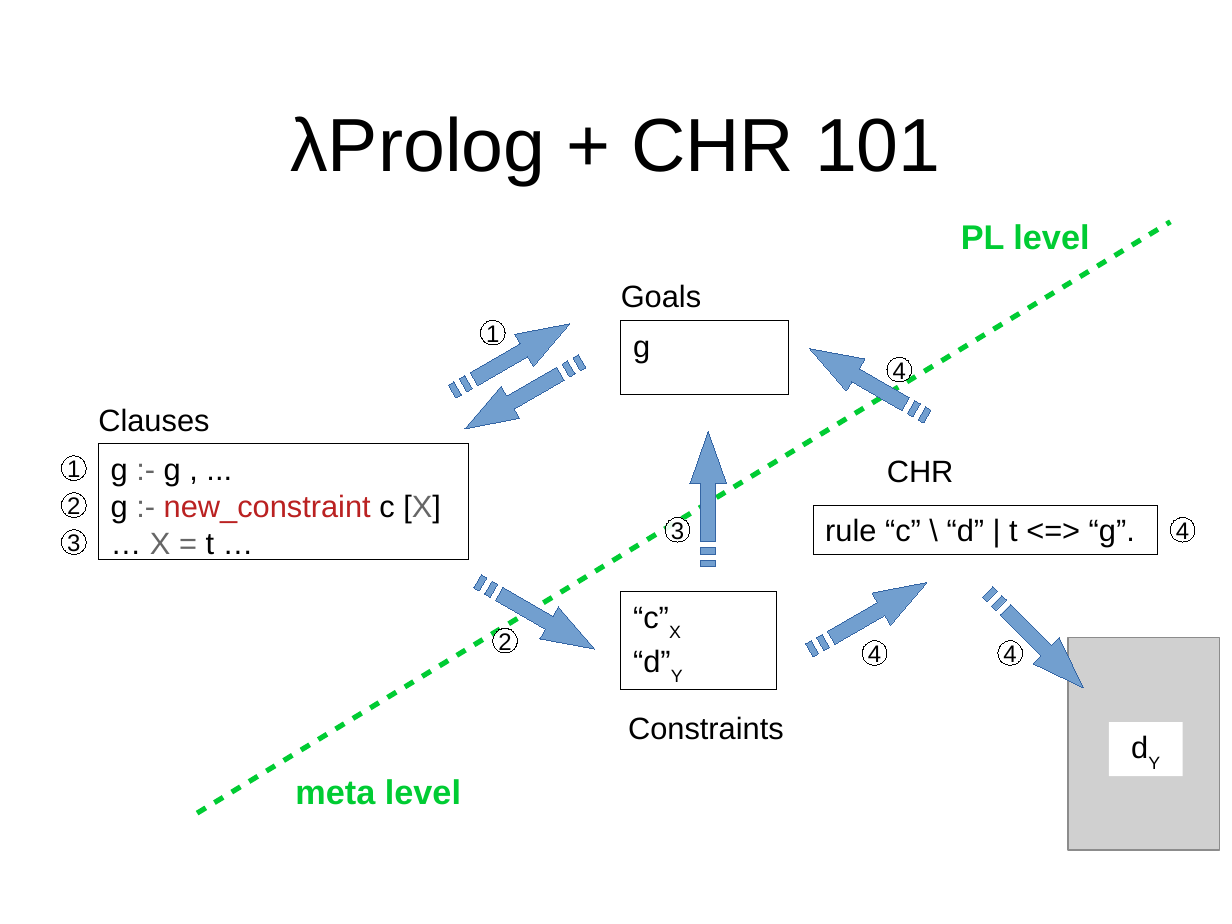
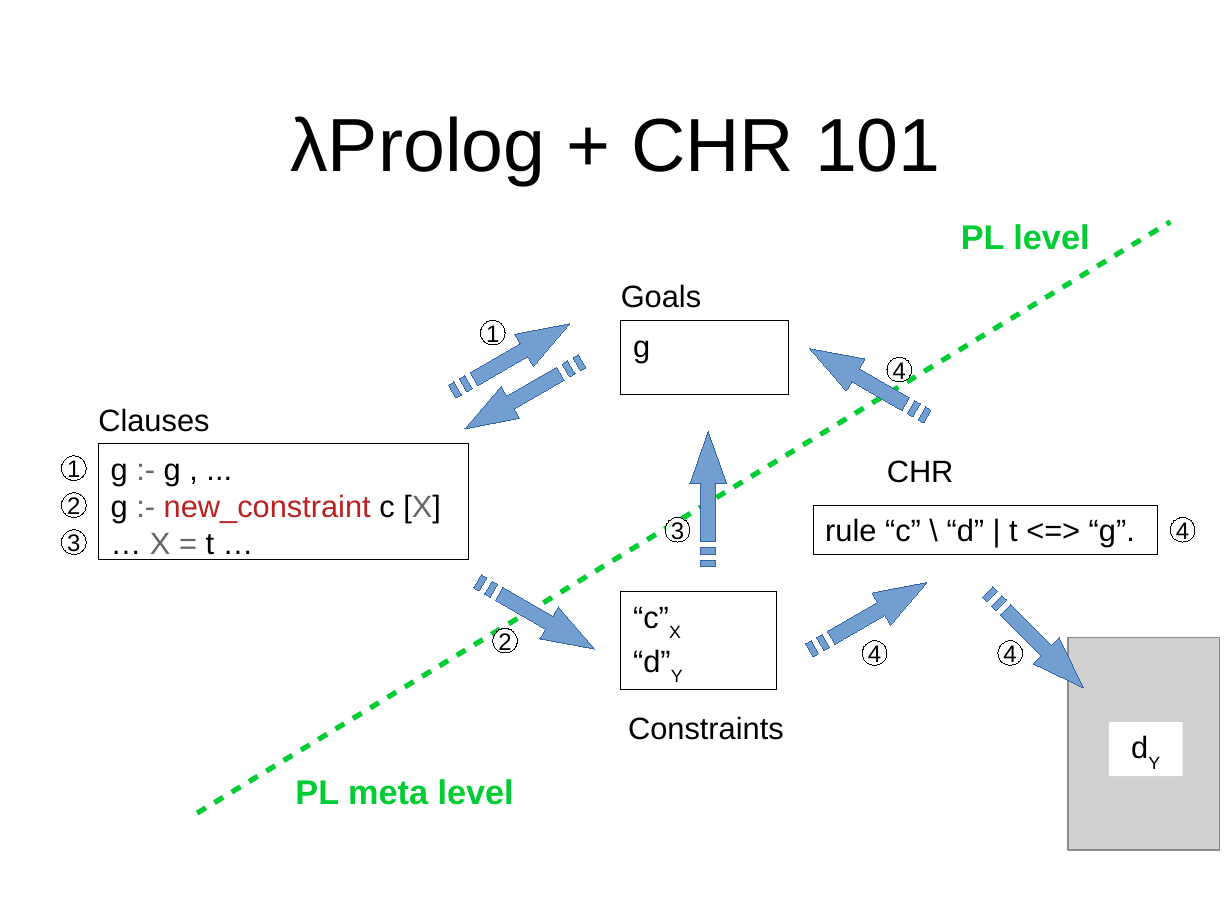
Before and after one commit to gares/demo-nantes-20-12-2023, a slide deck: slide 19 of slides.odp. Drawn at 1232x924 pixels with LibreOffice and Linux fonts; fonts in the diff are those of the drawing; grey boxes stand for pictures; background and template pictures are left out. Boxes give left, top, right and bottom in pixels: in the first picture for what was removed or moved away, otherwise in the second. Text is boxed around its words. In the diff, an @@ line names an element or a change of style, - is before the commit and + after.

```diff
--- a/slides.odp
+++ b/slides.odp
@@ text at [295,779,514,805]: text changed @@
-meta level
+PL meta level
```
Also in this commit, not shown: 4 other slides changed, 4 other files.
